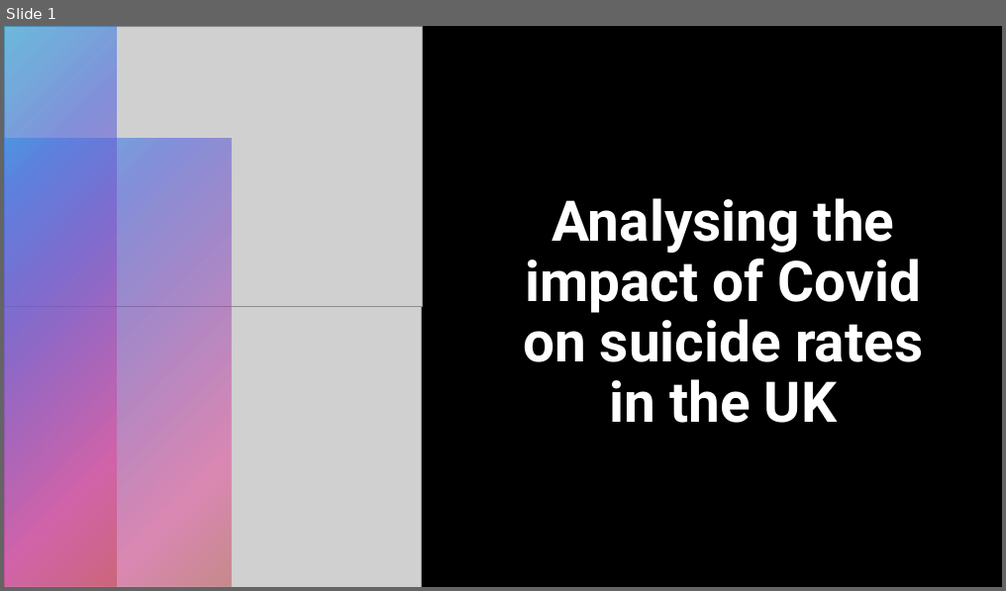
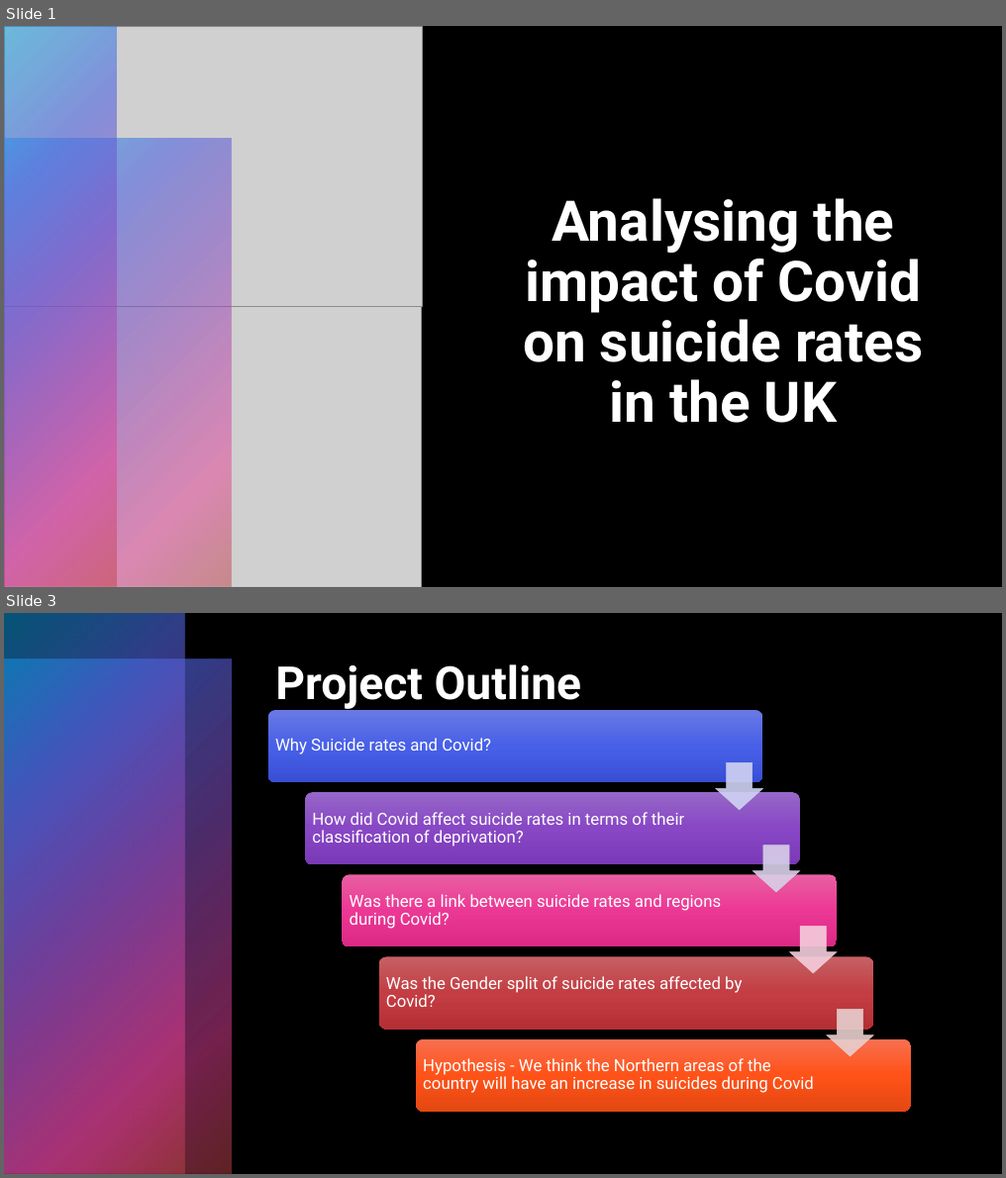
Before and after one commit to HJandu/Project_1_Covid19, a slide deck: Project 1 Presentation.pptx. Shown one above the other, each under a label of ours: slide 1 before the commit, slides 1 and 3 after it; the slides between them are not shown. The pictures are 1006x591 and 1006x1178 pixels, drawn with LibreOffice and Linux fonts; fonts in the diff are those of the drawing; grey boxes stand for pictures. Boxes give left, top, right and bottom in pixels: in the first picture for what was removed or moved away, otherwise in the second. Text is boxed around its words. In the diff, an @@ line names an element or a change of style, - is before the commit and + after.

```diff
--- a/Project 1 Presentation.pptx
+++ b/Project 1 Presentation.pptx
@@ slide 3 added at <box>4,613,1002,1174</box>, background #000000 @@
@@ rectangle added at <box>4,613,51,1174</box>, fill gradient #0BA5E8 to #5066E1 to #894EC0 to #E54196 to #BE4449 @@
@@ rectangle added at <box>4,613,1002,1174</box>, fill #000000 @@
@@ rectangle added at <box>4,613,184,1174</box>, fill gradient #0BA5E8 to #5066E1 to #894EC0 to #E54196 to #BE4449 @@
@@ rectangle added at <box>4,660,97,1174</box>, fill gradient #0BA5E8 to #5066E1 to #894EC0 to #E54196 to #BE4449 @@
@@ rectangle added at <box>4,660,231,1174</box>, fill gradient #0BA5E8 to #5066E1 to #894EC0 to #E54196 to #BE4449 @@
@@ title added at <box>275,664,582,709</box>, 44 pt, text #FFFFFF, bold @@
+Project Outline
@@ group added at <box>268,710,911,1112</box>: 5 rounded rectangles, 5 texts, 4 down arrows @@
+Why Suicide rates and Covid?
+How did Covid affect suicide rates in terms of their classification of deprivation?
+Was there a link between suicide rates and regions during Covid?
+Was the Gender split of suicide rates affected by Covid?
+Hypothesis - We think the Northern areas of the country will have an increase in suicides during Covid
```
Also in this commit, not shown: 22 other slides added.
